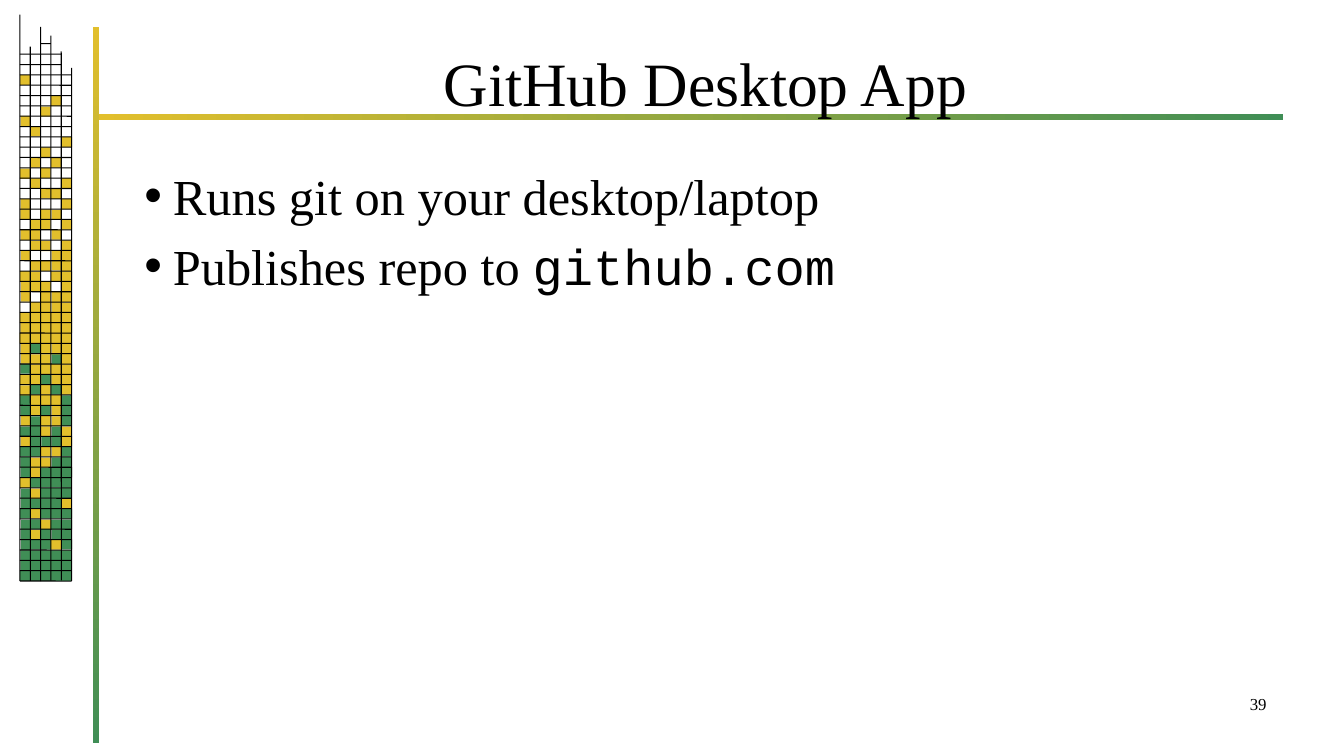
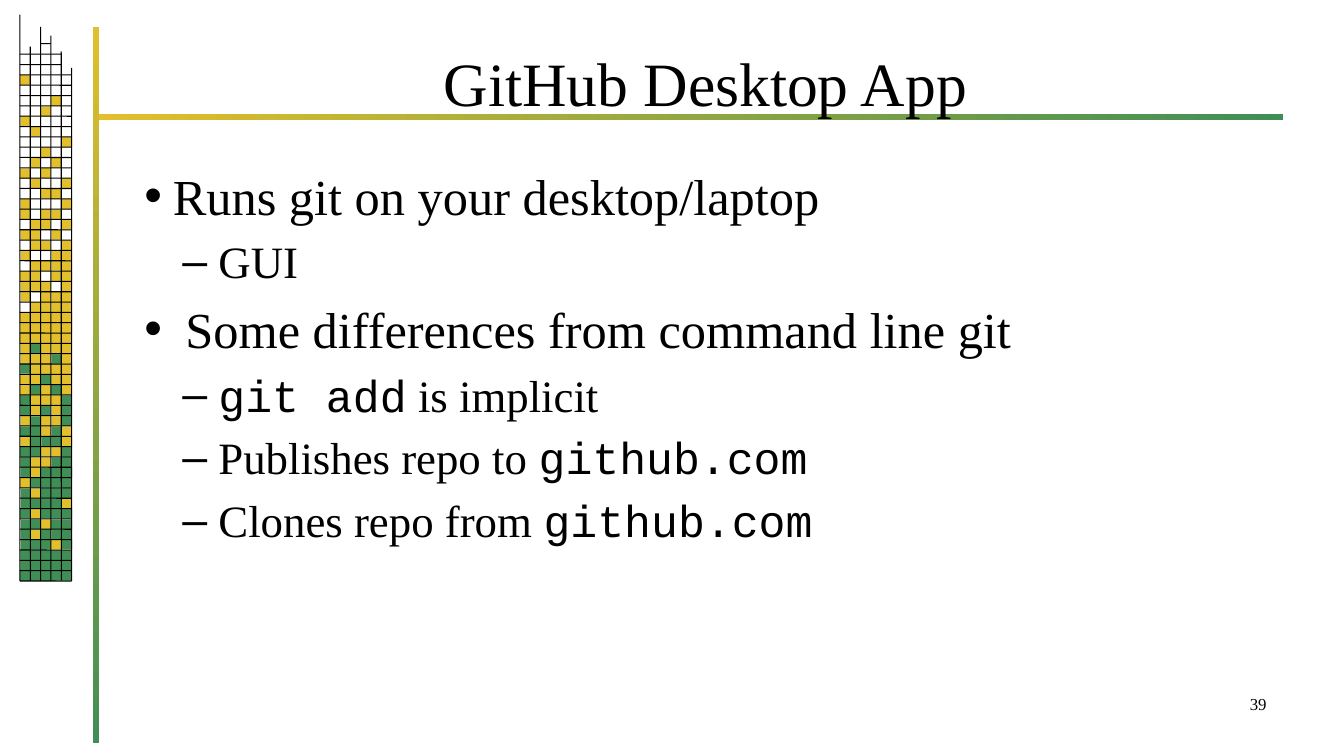
Before and after one commit to jrb28/git, a slide deck: slide 39 of 26bGit.pptx. Drawn at 1344x756 pixels with LibreOffice and Linux fonts; fonts in the diff are those of the drawing; background and template pictures are left out. Boxes give left, top, right and bottom in pixels: in the first picture for what was removed or moved away, otherwise in the second. Text is boxed around its words. In the diff, an @@ line names an element or a change of style, - is before the commit and + after.

```diff
--- a/26bGit.pptx
+++ b/26bGit.pptx
@@ text at [185, 248, 1011, 422]: paragraphs added @@
+  – GUI
+• Some differences from command line git
+  – git add is implicit
@@ text at [218, 443, 808, 484]: size 36 to 32 pt in "Publishes repo to github.com"; bullet • to –; list level 1 to 2 in "Publishes repo to github.com" @@
@@ text at [218, 505, 813, 547]: paragraph added @@
+  – Clones repo from github.com
```
Also in this commit, not shown: 22 other slides changed, 1 other file.
